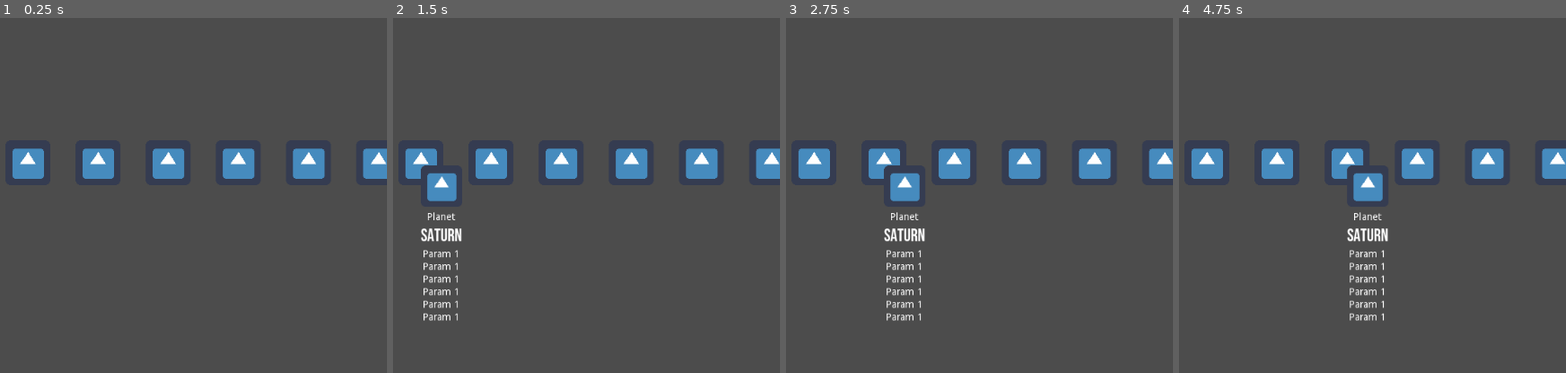
Above: before the commit, frames 1-4 (left to right).
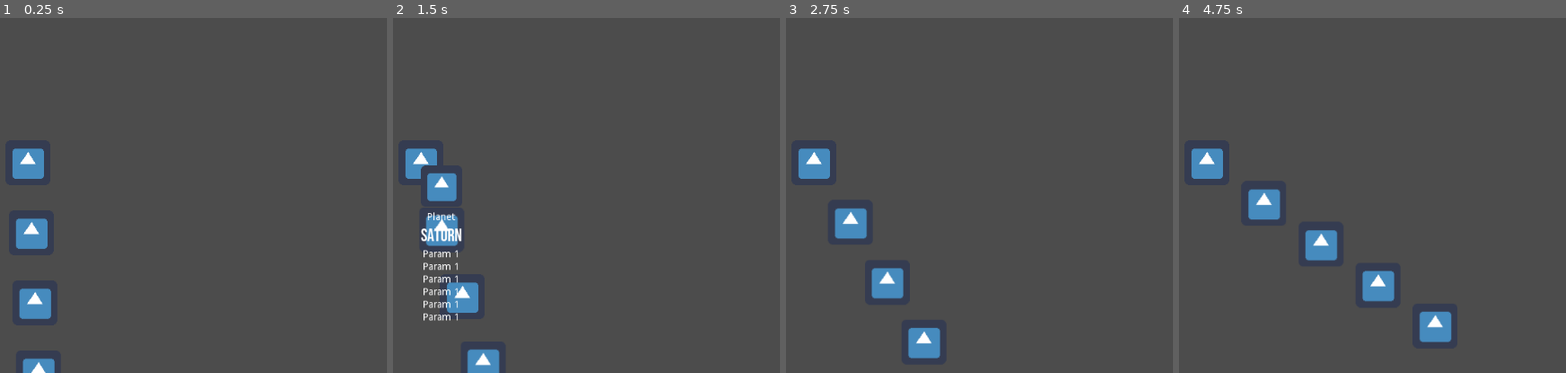
Above: after the commit, the same moments.

Repository: Trizalio/LD48
Game: Godot game, scene res://scenes/ui/main_scene.tscn
Same seed, same stepped clock (60 frames per second), same inputs: the game is played once before the commit and once after it. This scene is started directly instead of the project's main scene. The engine's default icon, where the game draws it, is replaced by a stand-in: a white triangle on a blue panel in a dark square.
Inputs (mouse positions are in pixels of both pictures, inside the frame that each line leads up to):
- Up to frame 1 (0.25 s): no input
- Up to frame 2 (1.5 s): move the mouse to (423, 160) at 0.52 s; click (423, 160) at 0.67 s; move the mouse to (420, 163) at 1.27 s; click (420, 163) at 1.42 s
- Up to frame 3 (2.75 s): move the mouse to (890, 160) at 2.02 s; click (890, 160) at 2.17 s
- Up to frame 4 (4.75 s): move the mouse to (1275, 163) at 2.77 s; click (1275, 163) at 2.92 s; move the mouse to (1353, 160) at 3.52 s; click (1353, 160) at 3.67 s; move the mouse to (1345, 163) at 4.27 s; click (1345, 163) at 4.42 s

The runs differ from the first frame. In frame 1, 5.1% of the frame differs, in the area x 3-100%, y 36-100%; in frame 2, 5.2%; in frame 3, 6.7%; in frame 4, 7.6%, in the area x 17-100%, y 36-92%.

Commit message:
running round

Diff:
--- a/scripts/ui/main_scene.gd
+++ b/scripts/ui/main_scene.gd
@@ -23,15 +23,16 @@
 
 #	print(screenWidth)
 #	print(screenHights)
-	star.init_planet("res://icon.png", screenWidth/2, screenHights/2, "tetetetet")
+	star.init_planet("res://icon.png", 0)
 	star.position = Vector2(screenWidth/2, screenHights/2)
 #	self.add_child(start)
-	for i in range(1, my_random_number + 1):
+	for i in range(1, my_random_number):
 		print(i)
 #		var planet = load("res://scenes/ui/space_objects/planet.tscn")
 		var planet_ = load("res://scenes/ui/space_objects/planet.tscn")
 		var planet = planet_.instance()
-		planet.init_planet("res://icon.png", screenWidth/2 + i * 100, screenHights/2, "tetetetewwt")
+#		planet.init_planet("res://icon.png", screenWidth/2 + i * 100, screenHights/2, "tetetetewwt")
+		planet.init_planet("res://icon.png", i * 100)
 #		planet.position = Vector2(screenWidth/2 + i * 100, screenHights/2)
 		planet.position = Vector2(i * 100, 0)
 		planets.append(planet)
@@ -46,11 +47,21 @@
 	pass # Replace with function body.
 
 func _process(delta):
-	for planet in planets:
-		planet.move(delta)
-#		self.angle = fmod(self.angle + (self.rotation_speed * delta), 2 * PI)
-#		var offset = Vector2(sin(self.angle), cos(self.angle)) * (self._x_coord - self.screenWidth)
-#		move_and_slide(offset)
+	var star_planets =  star.get_children()
+	for planet in star_planets:
+		if planet is KinematicBody2D:
+#		planet.rotate_y(rotation_speed * delta)
+#			planet.rotation += rotation_speed * delta
+#		planet.move(delta)
+			var currnet_pos = planet.position
+#			print(currnet_pos)
+			planet.angle = fmod(planet.angle + (planet.rotation_speed * delta), 2 * PI)
+#			print(planet.angle)
+#			print(planet.radius)
+#			var pos = Vector2(sin(planet.angle) * currnet_pos[0], cos(planet.angle) * planet.radius)
+			var pos = Vector2(sin(planet.angle) * planet.radius, cos(planet.angle) * planet.radius)
+			planet.position = pos
+#			move_and_slide(offset)
 #		planet.rotation += rotation_speed * delta
 
 func _input(event):
--- a/scripts/ui/space_objects/clickable.gd
+++ b/scripts/ui/space_objects/clickable.gd
@@ -11,12 +11,11 @@
 
 #export (String) var on_click_evevnt = "Click321"
 signal clicked
-func init_clicable(on_click_ivevnt, path_to_image, x, y ):
+func init_clicable(path_to_image):
 #	print(" wrtfffasdasdasdasdasdasdasd e e e e e e e e e")
 	var sprite = Sprite.new()
 	sprite.texture = load(path_to_image) # could use preload
 #	sprite.position = Vector2(x, y)
-	print(x, " ",  y)
 	self.add_child(sprite)
 	var rectangle_shape = RectangleShape2D.new()
 	rectangle_shape.extents = Vector2(32, 32)
--- a/scripts/ui/space_objects/planet.gd
+++ b/scripts/ui/space_objects/planet.gd
@@ -3,7 +3,7 @@
 #var sprite = Sprite.new()
 var radius = 0
 var angle = 0
-var rotation_speed = 0.01
+var rotation_speed = 0.2
 var _x_coord = 0
 var _y_coord = 0
 var got_pasport = false
@@ -22,7 +22,8 @@
 #	collision_shape.shape = rectangle_shape
 #	self.add_child(collision_shape)
 
-func init_planet(path_to_image, x,y,on_click_event):
+#func init_planet(path_to_image, x,y,on_click_event):
+func init_planet(path_to_image, _radius):
 #	print(" im here")
 #	radius = _radius
 #	var sprite = Sprite.new()
@@ -38,12 +39,11 @@
 #	self.add_child(collision_shape)
 #	self.position = Vector2(_radius, 0)
 ##	var clickable = load("res://scripts/ui/space_objects/""clickable.gd")
-	_x_coord = x
-	_y_coord = y
+	radius = _radius
 	var clickable_ = load("res://scenes/ui/utils/clicable.tscn")
 	var clickable_inst = clickable_.instance()
 	clickable_inst.connect("clicked", self, "open_passport")
-	clickable_inst.init_clicable(on_click_event ,path_to_image, x, y)
+	clickable_inst.init_clicable(path_to_image)
 #	clickable_inst.position = Vector2(x, y)
 	self.add_child(clickable_inst)
 
